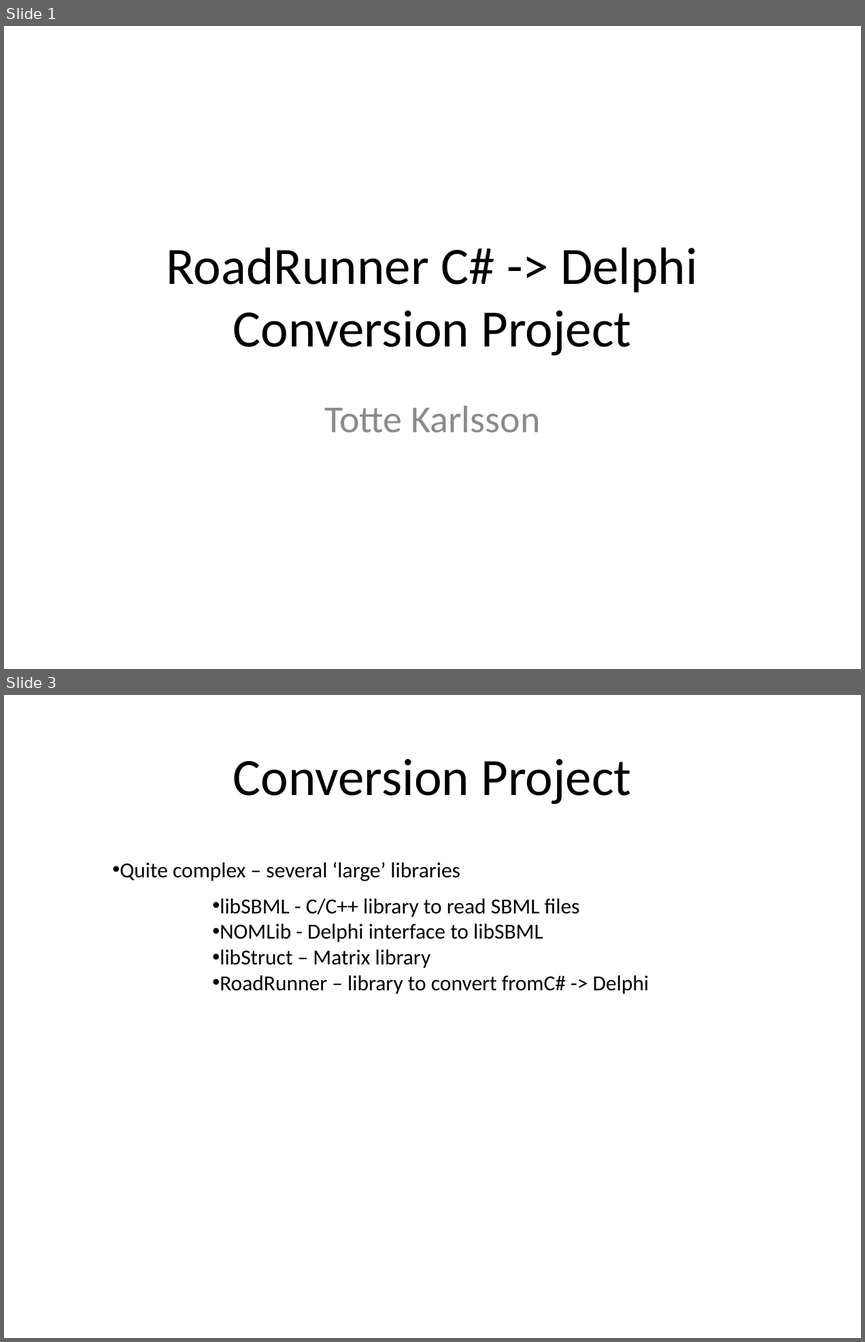
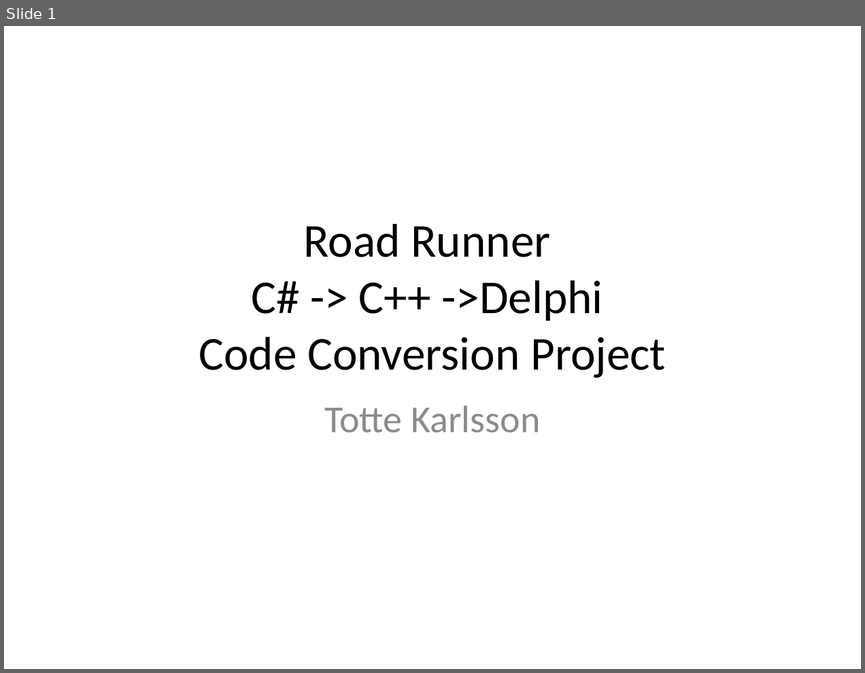
Before and after one commit to gregmedlock/roadrunnerwork, a slide deck: trunk/Docs/RoadRunnerPPT.pptx. Shown one above the other, each under a label of ours: slides 1 and 3 before the commit, slide 1 after it; the slides between them are not shown. The pictures are 865x1342 and 865x673 pixels, drawn with LibreOffice and Linux fonts; fonts in the diff are those of the drawing. Boxes give left, top, right and bottom in pixels: in the first picture for what was removed or moved away, otherwise in the second. Text is boxed around its words. In the diff, an @@ line names an element or a change of style, - is before the commit and + after.

```diff
--- a/trunk/Docs/RoadRunnerPPT.pptx
+++ b/trunk/Docs/RoadRunnerPPT.pptx
@@ slide 3 removed at <box>4,695,861,1338</box>, background #FFFFFF @@
@@ title removed at <box>233,759,632,804</box> @@
-Conversion Project
@@ text removed at <box>120,862,460,881</box> @@
-• Quite complex – several ‘large’ libraries
@@ text removed at <box>220,898,649,994</box> @@
-• libSBML - C/C++ library to read SBML files
-• NOMLib - Delphi interface to libSBML
-• libStruct – Matrix library
-• RoadRunner – library to convert fromC# -> Delphi
@@ slide 1 changed as well @@
@@ title at <box>198,224,666,378</box>: text changed; size 44 to 39.6 pt @@
-RoadRunner C# -> Delphi Conversion Project
+Road Runner
+C# -> C++ ->Delphi
+Code Conversion Project
```
Also in this commit, not shown: 3 other slides changed, 2 slides added, 1 other slide removed, 1 other file.
